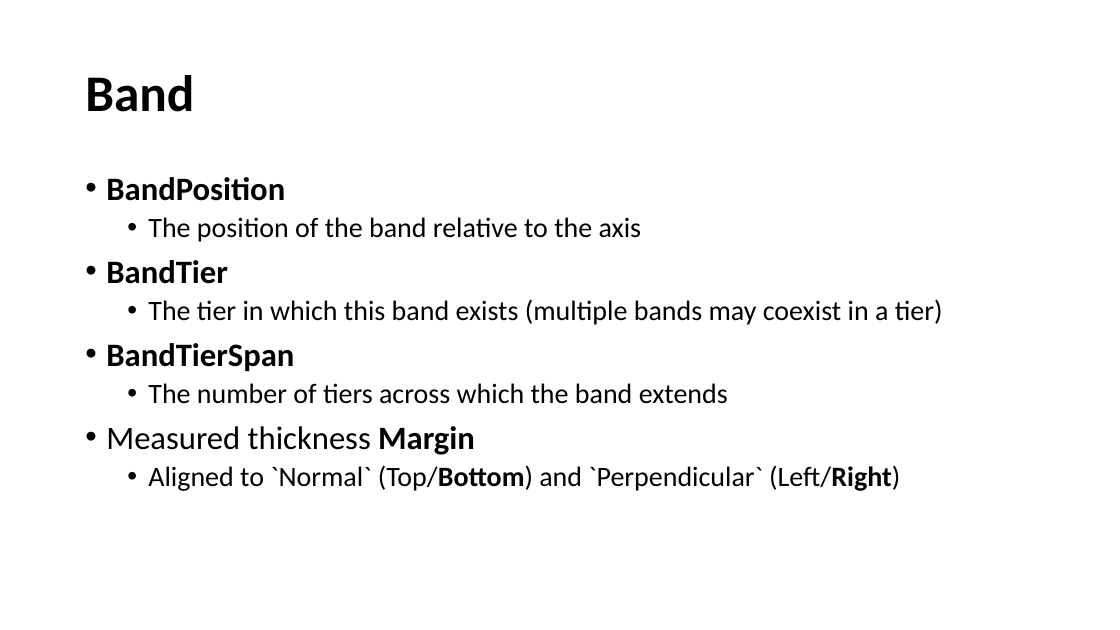
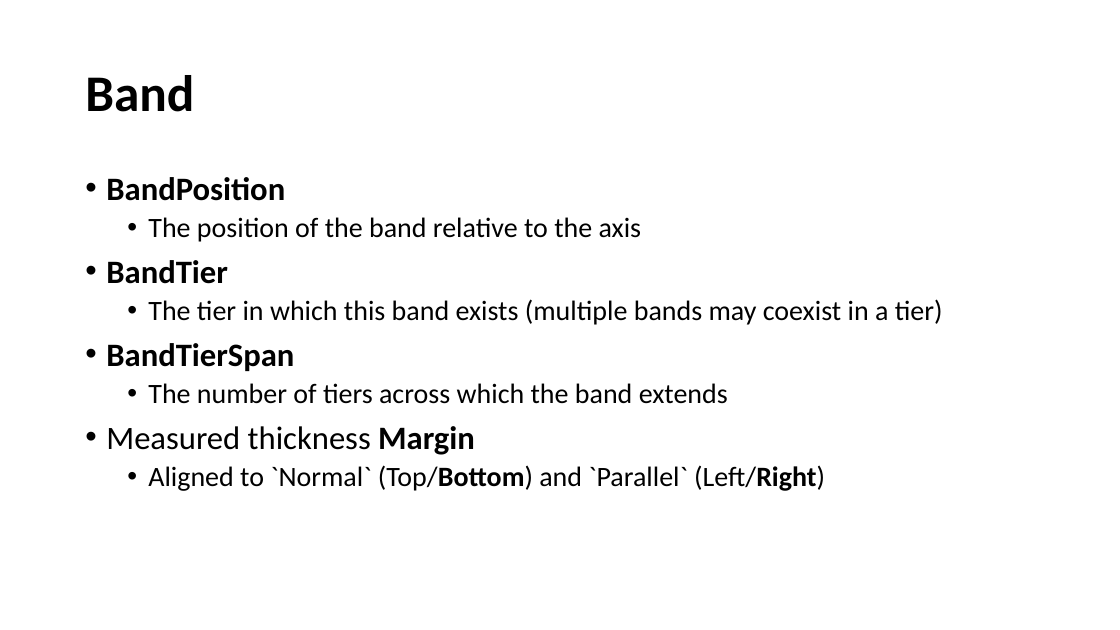
Before and after one commit to VisualMelon/oxyplot, a slide deck: slide 10 of Source/OxyPlot/Axes/ComposableAxis/Composable Axis.pptx. Drawn at 1120x630 pixels with LibreOffice and Linux fonts; fonts in the diff are those of the drawing. Boxes give left, top, right and bottom in pixels: in the first picture for what was removed or moved away, otherwise in the second. Text is boxed around its words. In the diff, an @@ line names an element or a change of style, - is before the commit and + after.

```diff
--- a/Source/OxyPlot/Axes/ComposableAxis/Composable Axis.pptx
+++ b/Source/OxyPlot/Axes/ComposableAxis/Composable Axis.pptx
@@ text at bbox=[148, 465, 825, 491]: text changed @@
-  • Aligned to `Normal` (Top/Bottom) and `Perpendicular` (Left/Right)
+  • Aligned to `Normal` (Top/Bottom) and `Parallel` (Left/Right)
```
Also in this commit, not shown: 5 other slides changed, 6 other files.
